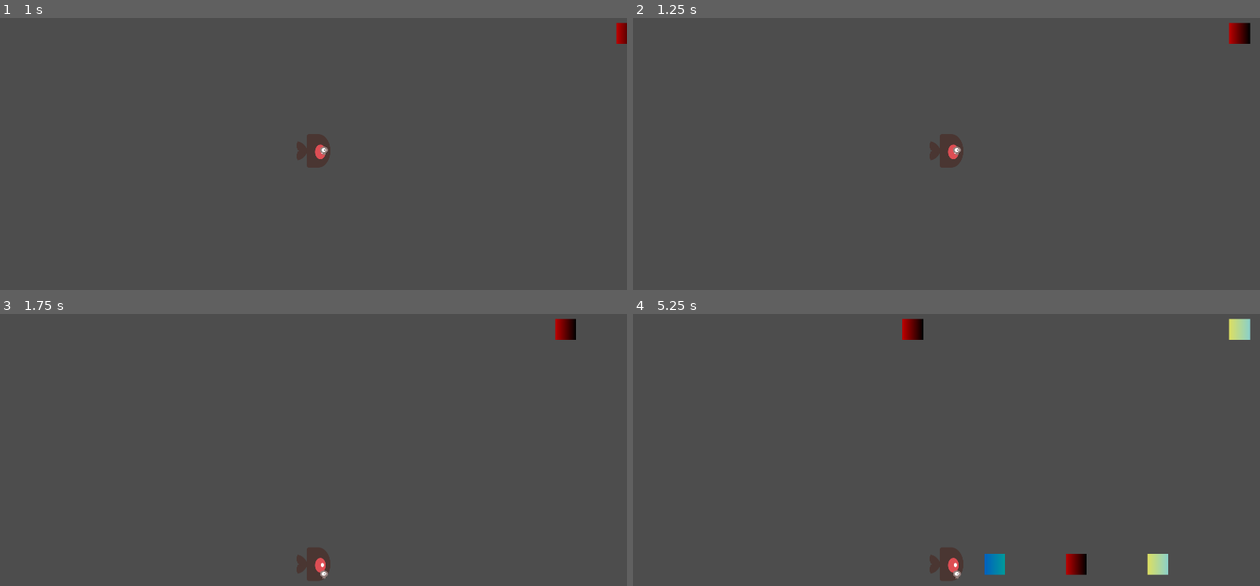
Above: before the commit, frames 1-4 (two rows, left to right).
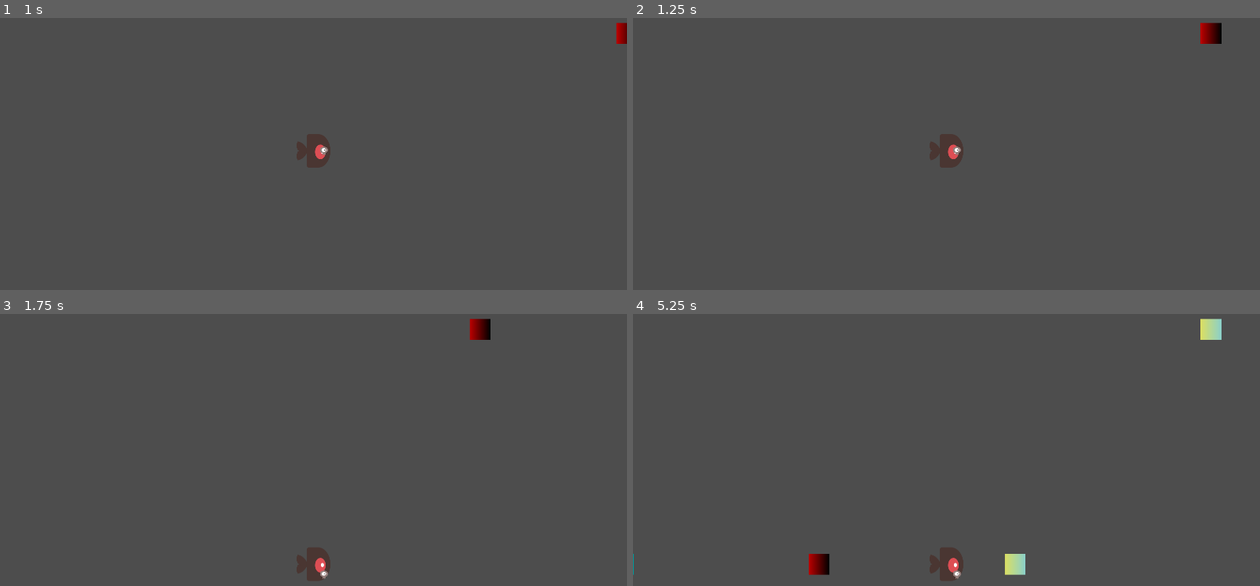
Above: after the commit, the same moments.

Repository: carlbleick/la-calori
Game: Godot game, scene res://Scenes/main.tscn
The game is run twice, just before and just after one commit, with the same random seed, the same clock (stepped at 60 frames per second) and the same inputs.
Inputs:
- Up to frame 1 (1 s): tap Enter at 0.5 s; hold D (right) from 0.53 s (still down)
- Up to frame 2 (1.25 s): keep holding D (right)
- Up to frame 3 (1.75 s): release D (right) at 1.28 s; hold S (down) from 1.28 s (still down)
- Up to frame 4 (5.25 s): release S (down) at 2.03 s; hold D (right) 2.03-2.78 s; hold W (up) 2.78-3.53 s; hold A (left) 3.53-5.03 s; hold S (down) from 5.03 s (still down)

Frame 1 is identical in both runs. In frame 2, 0.5% of the frame differs, in the area x 90-99%, y 1-10%; in frame 3, 0.5%; in frame 4, 2.1%, in the area x 0-99%, y 1-96%.

Commit message:
fixed merge conflict

Diff:
--- a/Scenes/Tacotruck.gd
+++ b/Scenes/Tacotruck.gd
@@ -1,4 +1,11 @@
 extends Area2D
+
+signal ingredient_collected(ingredient_id: Constants.IngredientType, amount: int)
 
 func _ready():
 	position = get_viewport_rect().size/2
+
+func _on_body_entered(body):
+	if body.ingredient and body.amount:
+		ingredient_collected.emit(body.ingredient, body.amount)
+		body.queue_free()
--- a/Scenes/Tacotruck.tscn
+++ b/Scenes/Tacotruck.tscn
@@ -24,3 +24,5 @@
 scale = Vector2(0.11, 0.11)
 taco_truck = NodePath("..")
 taco_truck_sprite = NodePath("../Sprite2D")
+
+[connection signal="body_entered" from="." to="." method="_on_body_entered"]
--- a/Scripts/IngredientSpawner.gd
+++ b/Scripts/IngredientSpawner.gd
@@ -3,19 +3,12 @@
 @export var ingredient_scenes: Array[PackedScene]
 @export var lane_probability: Array[float] = [0.45, 0.1, 0.45]
 
-func _ready():
-	pass # Replace with function body.
-
-
-# Called every frame. 'delta' is the elapsed time since the previous frame.
-func _process(delta):
-	pass
 
 # add spawner configuration => which when where
 func _on_timer_timeout():
 	var ingredient = get_random_ingredient()
 	ingredient.global_position = get_random_position()
-	ingredient.amount = randi() % 3
+	ingredient.amount = 1 + randi() % 3
 	add_child(ingredient)
 
 
--- a/Scripts/SpaceIngredient.gd
+++ b/Scripts/SpaceIngredient.gd
@@ -3,7 +3,7 @@
 @export var ingredient: Constants.IngredientType
 var amount: int
 
-const SPEED = 250.0
+const SPEED = 600.0 #250.0
 
 func _physics_process(delta):
 	# Move leftward by speed on X-axis
--- a/project.godot
+++ b/project.godot
@@ -19,7 +19,6 @@
 
 window/size/viewport_width=1920
 window/size/viewport_height=1080
-window/size/mode=3
 
 [input]
 
